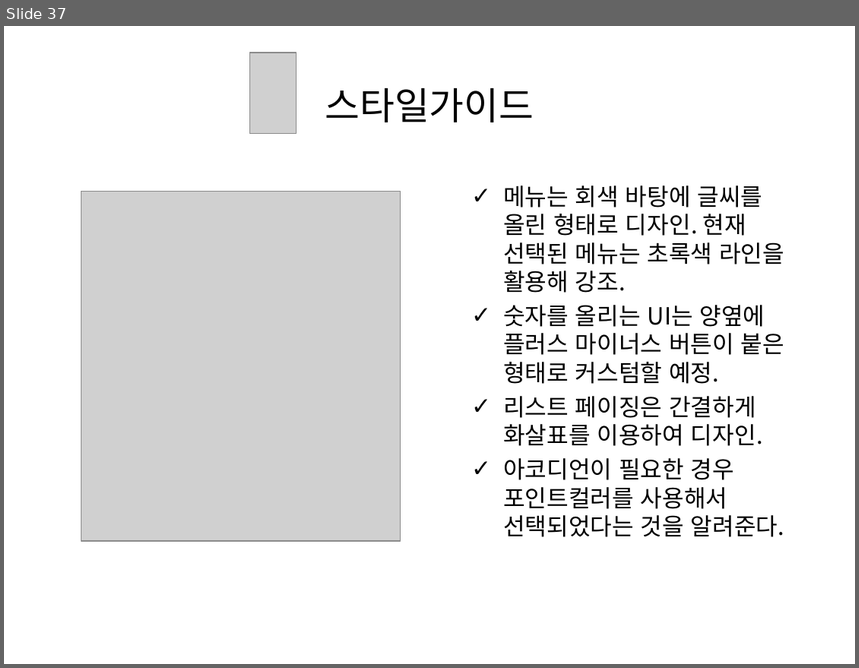
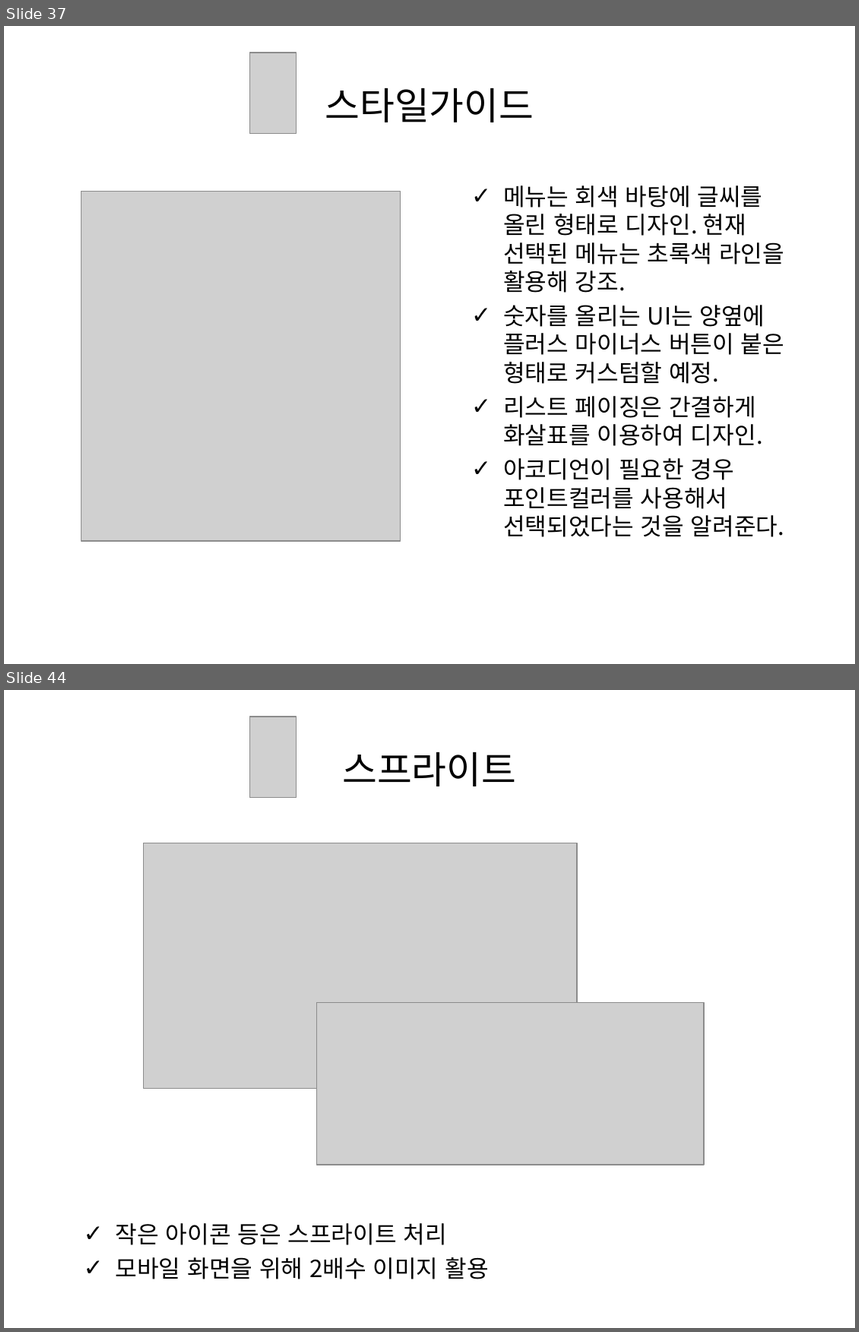
Before and after one commit to grapePrince/planthounse, a slide deck: presentation/최종발표.ppt. Shown one above the other, each under a label of ours: slide 37 before the commit, slides 37 and 44 after it; the slides between them are not shown. The pictures are 859x668 and 859x1332 pixels, drawn with LibreOffice and Linux fonts; fonts in the diff are those of the drawing; grey boxes stand for pictures. Boxes give left, top, right and bottom in pixels: in the first picture for what was removed or moved away, otherwise in the second. Text is boxed around its words. In the diff, an @@ line names an element or a change of style, - is before the commit and + after.

```diff
--- a/presentation/최종발표.ppt
+++ b/presentation/최종발표.ppt
@@ slide 44 added at bbox=[4, 690, 855, 1328], background #FFFFFF @@
@@ picture added at bbox=[250, 717, 296, 797] @@
@@ title added at bbox=[342, 752, 516, 787], 32 pt, text #000000 @@
+스프라이트
@@ picture added at bbox=[144, 844, 577, 1089] @@
@@ picture added at bbox=[316, 1002, 704, 1165] @@
@@ text added at bbox=[116, 1224, 488, 1280], 20 pt, text #000000 @@
+✓ 작은 아이콘 등은 스프라이트 처리
+✓ 모바일 화면을 위해 2배수 이미지 활용
```
Also in this commit, not shown: 2 slides changed, 8 other slides added, 1 slide removed, 1 other file.
